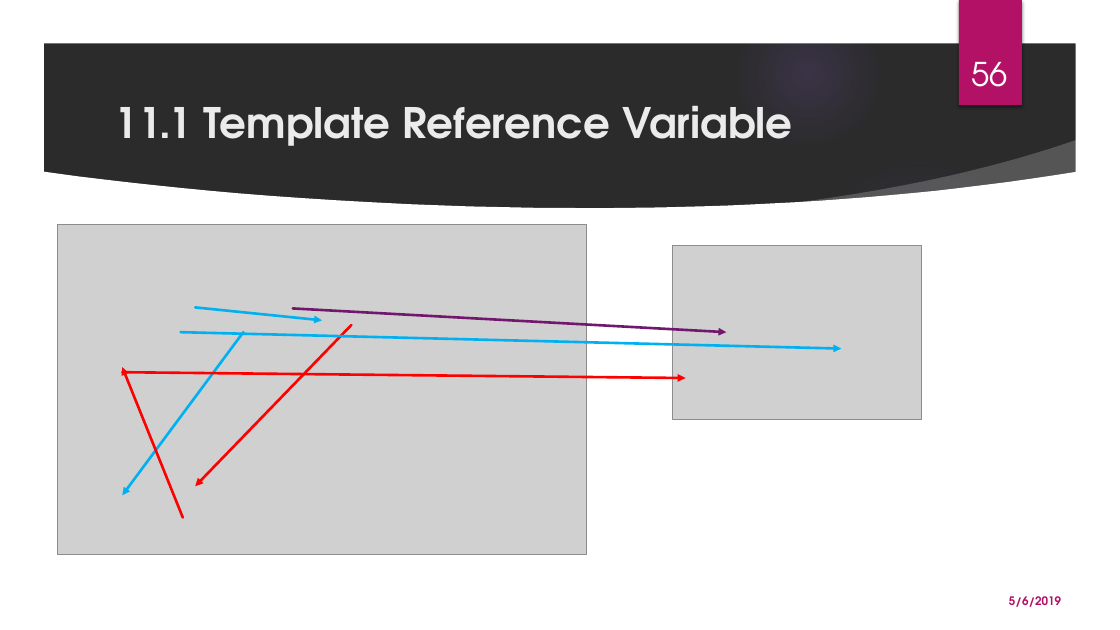
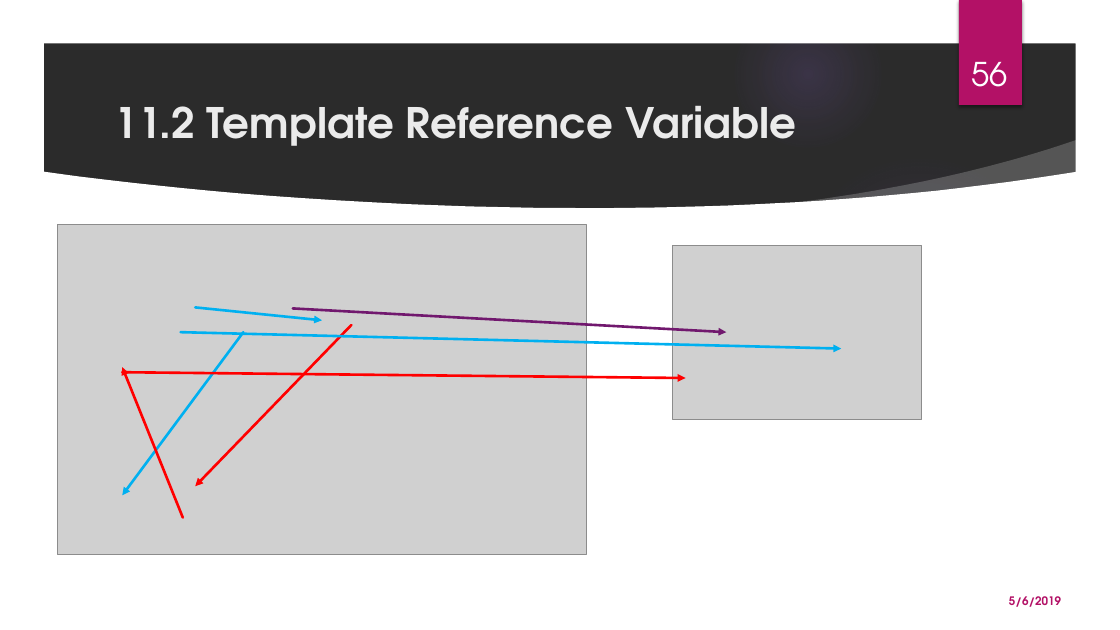
Before and after one commit to monicka2479/AngularSession, a slide deck: slide 56 of Angular Presentation.pptx. Drawn at 1120x630 pixels with LibreOffice and Linux fonts; fonts in the diff are those of the drawing; grey boxes stand for pictures; background and template pictures are left out; a plain dark background stands for a picture behind light text. Boxes give left, top, right and bottom in pixels: in the first picture for what was removed or moved away, otherwise in the second. Text is boxed around its words. In the diff, an @@ line names an element or a change of style, - is before the commit and + after.

```diff
--- a/Angular Presentation.pptx
+++ b/Angular Presentation.pptx
@@ title at [114, 105, 796, 146]: text changed @@
-11.1 Template Reference Variable
+11.2 Template Reference Variable
```
Also in this commit, not shown: 2 other slides changed, 2 slides added.
